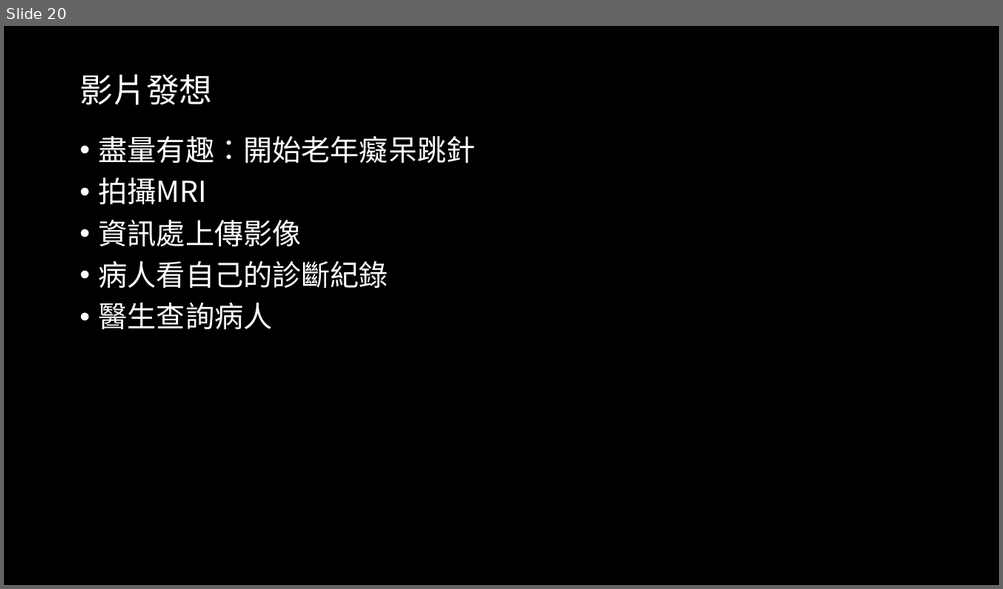
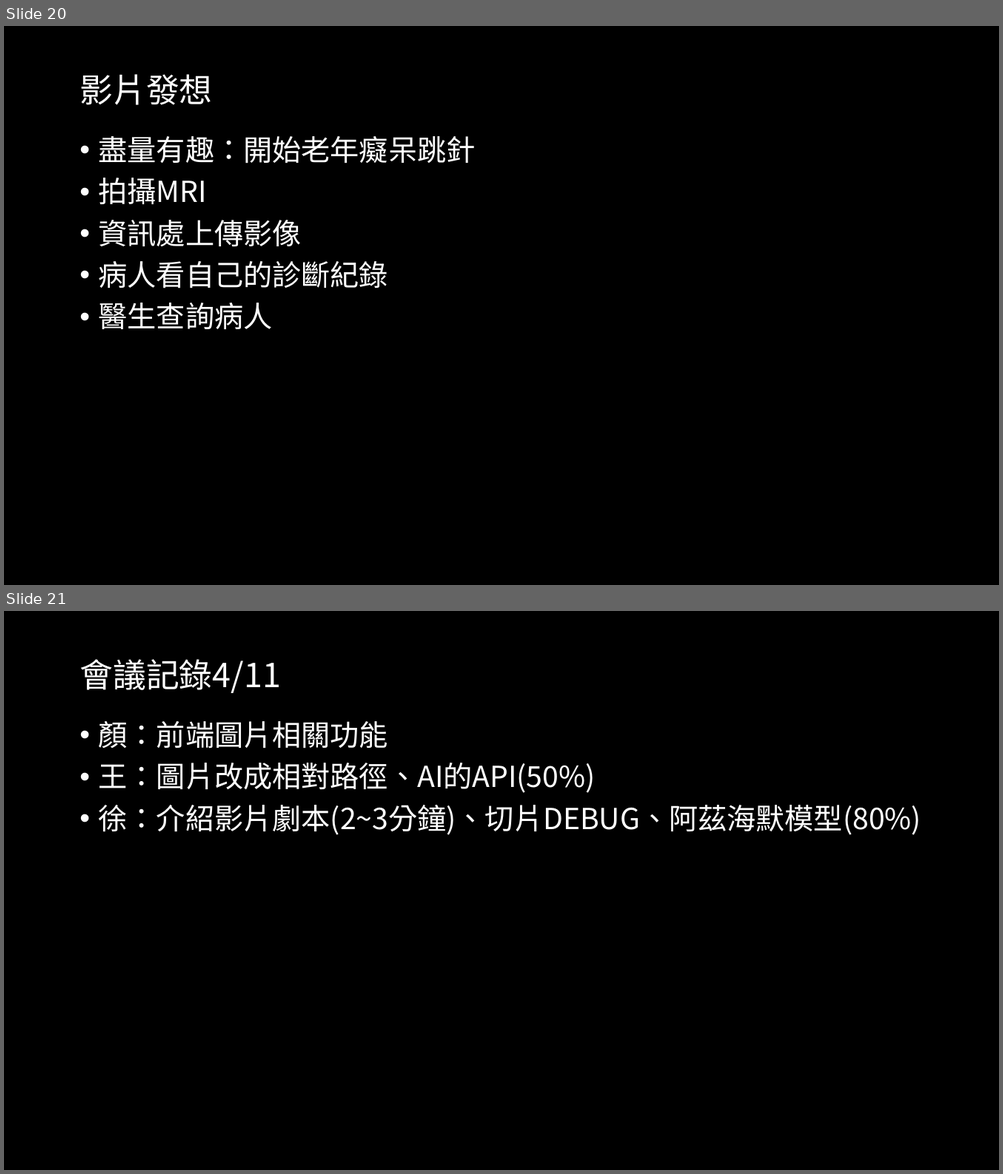
Before and after one commit to 1leo23/Product-packaging, a slide deck: 會議記錄/會議記錄.pptx. Shown one above the other, each under a label of ours: slide 20 before the commit, slides 20 and 21 after it. The pictures are 1003x589 and 1003x1174 pixels, drawn with LibreOffice and Linux fonts; fonts in the diff are those of the drawing. Boxes give left, top, right and bottom in pixels: in the first picture for what was removed or moved away, otherwise in the second. Text is boxed around its words. In the diff, an @@ line names an element or a change of style, - is before the commit and + after.

Commit message:
0411會議記錄

```diff
--- a/會議記錄/會議記錄.pptx
+++ b/會議記錄/會議記錄.pptx
@@ slide 21 added at <box>4,611,999,1170</box>, background #000000 @@
@@ title added at <box>79,659,281,693</box>, 32 pt, text #FFFFFF @@
+會議記錄4/11
@@ text added at <box>99,721,921,835</box>, 28 pt, text #FFFFFF @@
+• 顏：前端圖片相關功能
+• 王：圖片改成相對路徑、AI的API(50%)
+• 徐：介紹影片劇本(2~3分鐘)、切片DEBUG、阿茲海默模型(80%)
```
Also in this commit, not shown: 1 slide changed, 2 other slides added, 3 other files.
